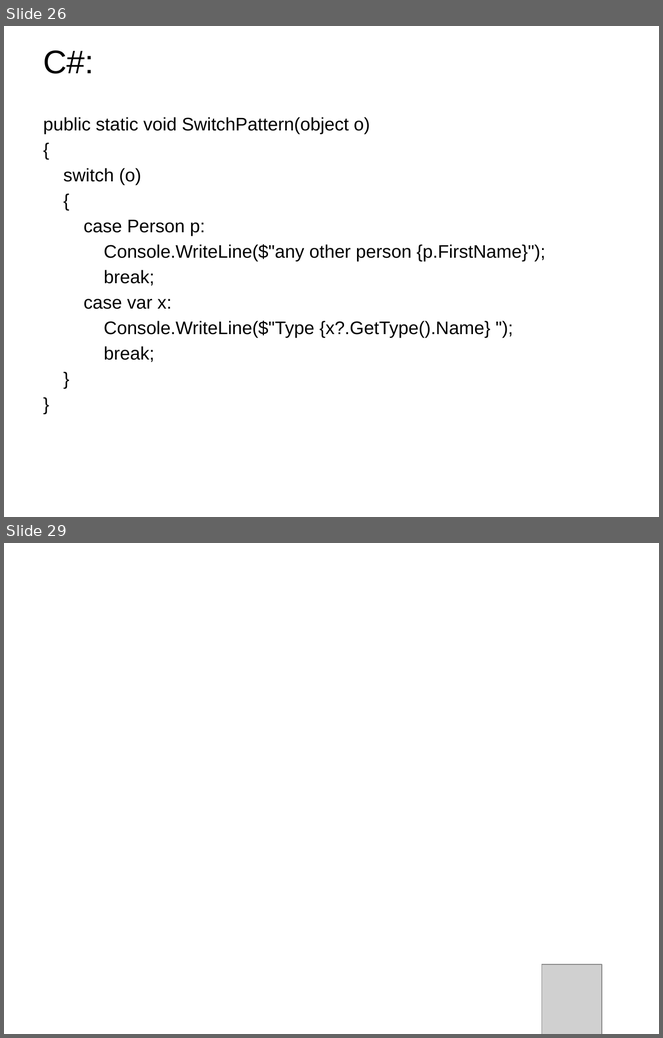
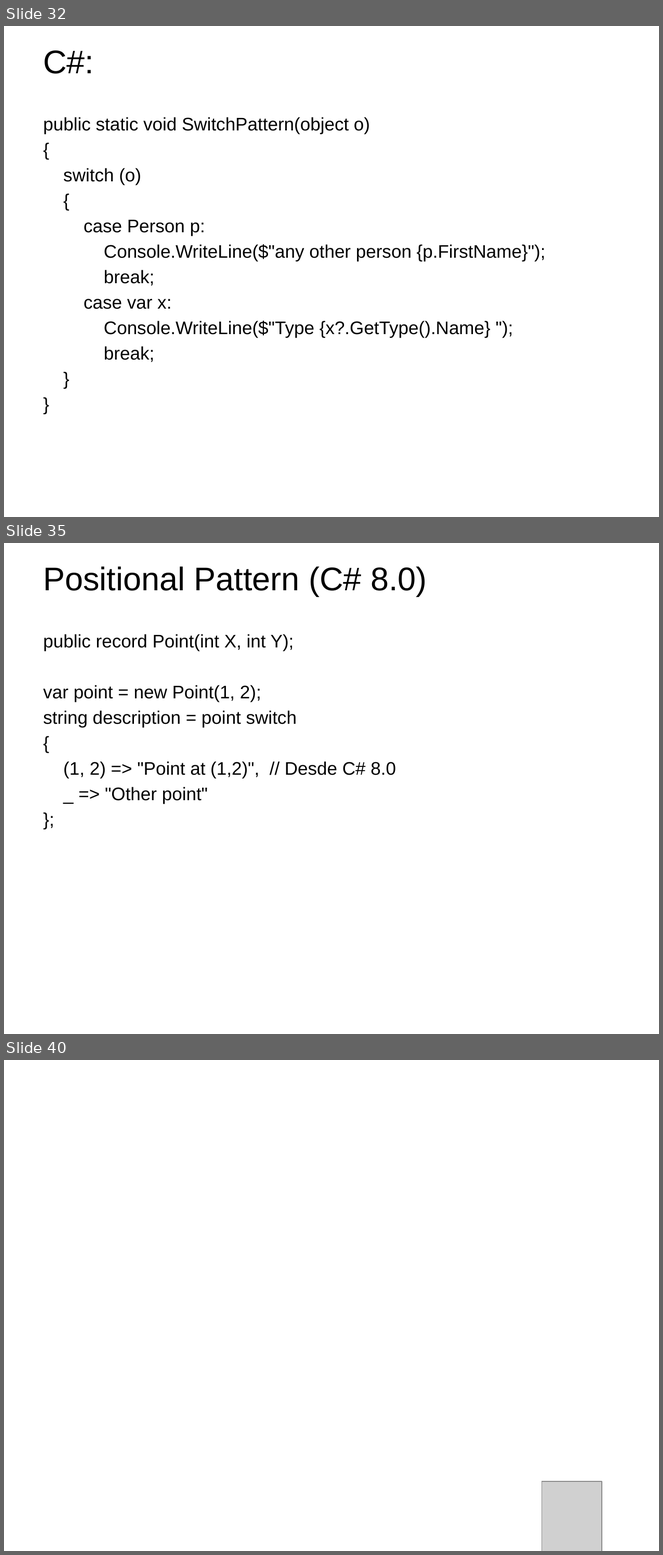
Before and after one commit to emanuelpeg/paradigmaUAP2024, a slide deck: funcional/clase3.pptx. Shown one above the other, each under a label of ours: slides 26 and 29 before the commit, slides 32, 35 and 40 after it; the slides between them are not shown. The pictures are 663x1038 and 663x1555 pixels, drawn with LibreOffice and Linux fonts; fonts in the diff are those of the drawing; grey boxes stand for pictures; background and template pictures are left out. Boxes give left, top, right and bottom in pixels: in the first picture for what was removed or moved away, otherwise in the second. Text is boxed around its words. In the diff, an @@ line names an element or a change of style, - is before the commit and + after.

```diff
--- a/funcional/clase3.pptx
+++ b/funcional/clase3.pptx
@@ slide 35 added at [4, 543, 659, 1034], background picture (left out) @@
@@ title added at [43, 566, 427, 596], 36 pt, text #000000 @@
+Positional Pattern (C# 8.0)
@@ text added at [43, 634, 396, 804], 20 pt, text #000000 @@
+public record Point(int X, int Y);
+var point = new Point(1, 2);
+string description = point switch
+{
+(1, 2) => "Point at (1,2)", // Desde C# 8.0
+_ => "Other point"
+};
@@ what was slide 26 is now slide 32 @@
@@ what was slide 29 is now slide 40 @@
```
Also in this commit, not shown: 3 slides changed, 10 other slides added, 10 other files.
